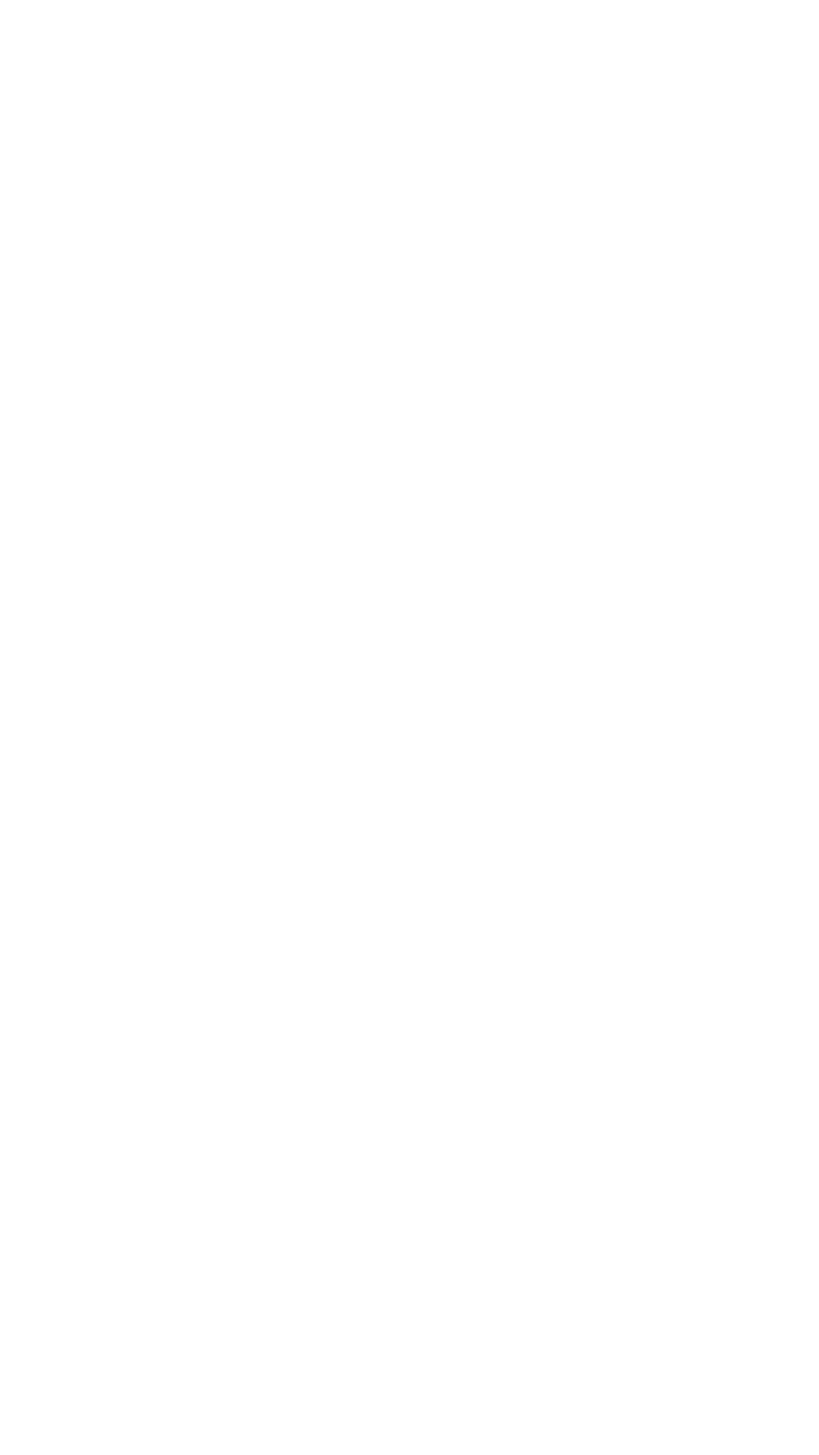
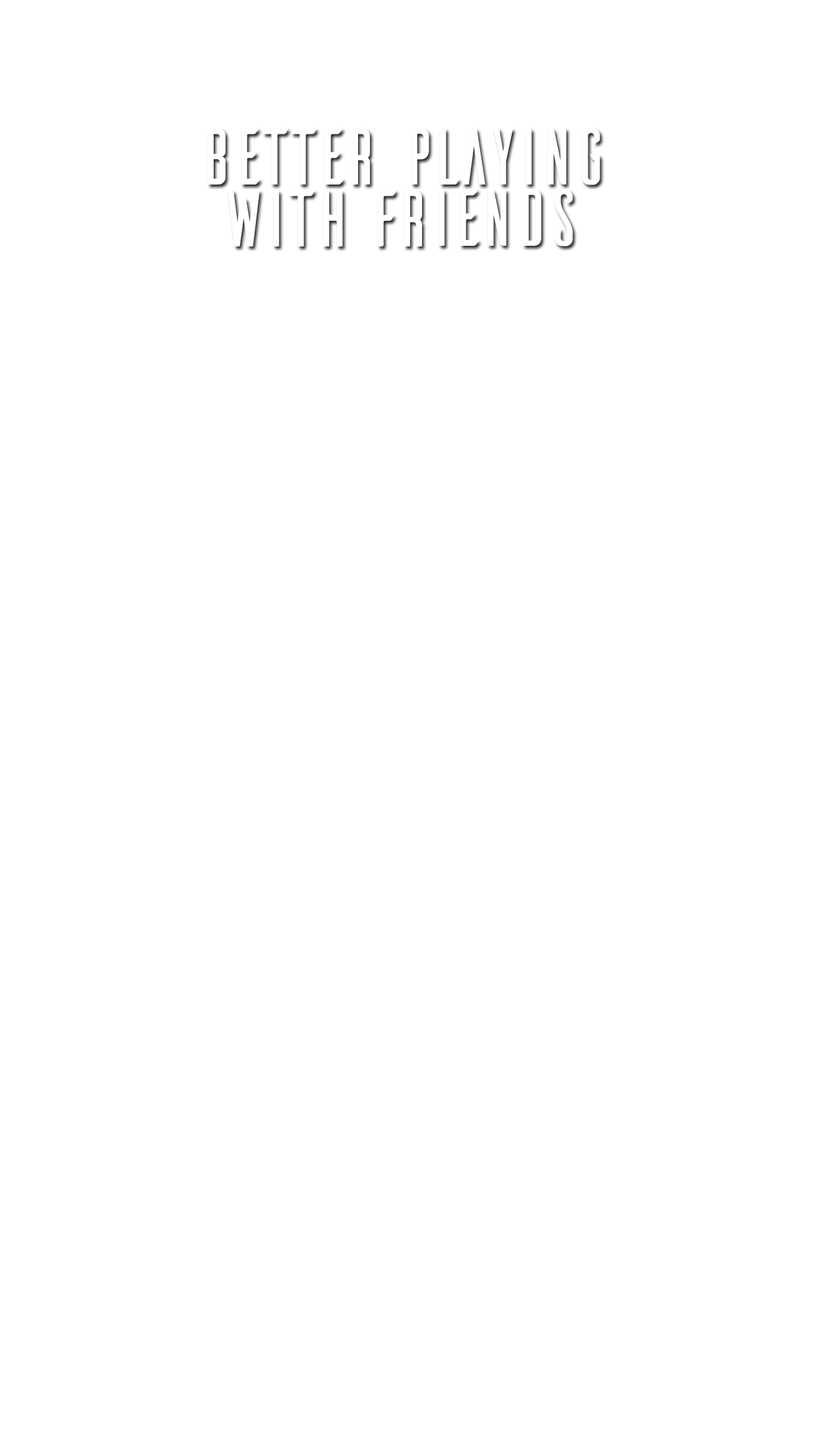
Comparing the layer stacks of the two 819×1455 images. Changes:
showed group "en" (4 layers) over (206, 127, 605, 252)
renamed "The BEST quiz about your favorite" to "better playing with friends", showed it, painted on it over (206, 127, 605, 252)
showed group "es" (4 layers) over (206, 127, 605, 252)
